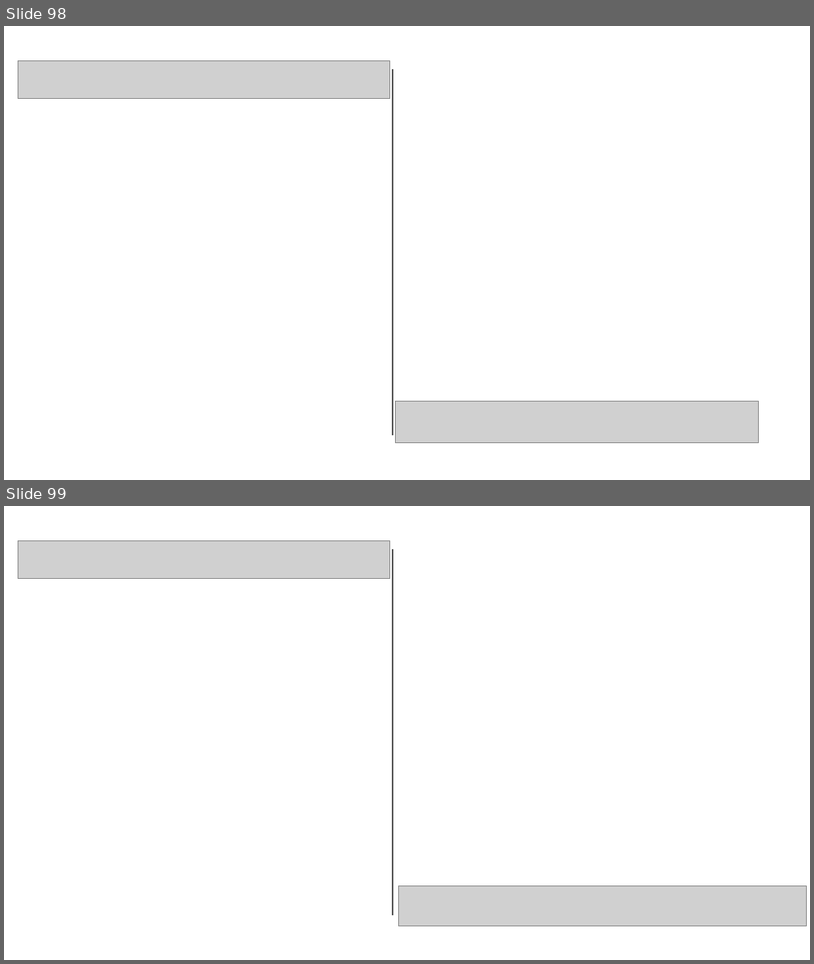
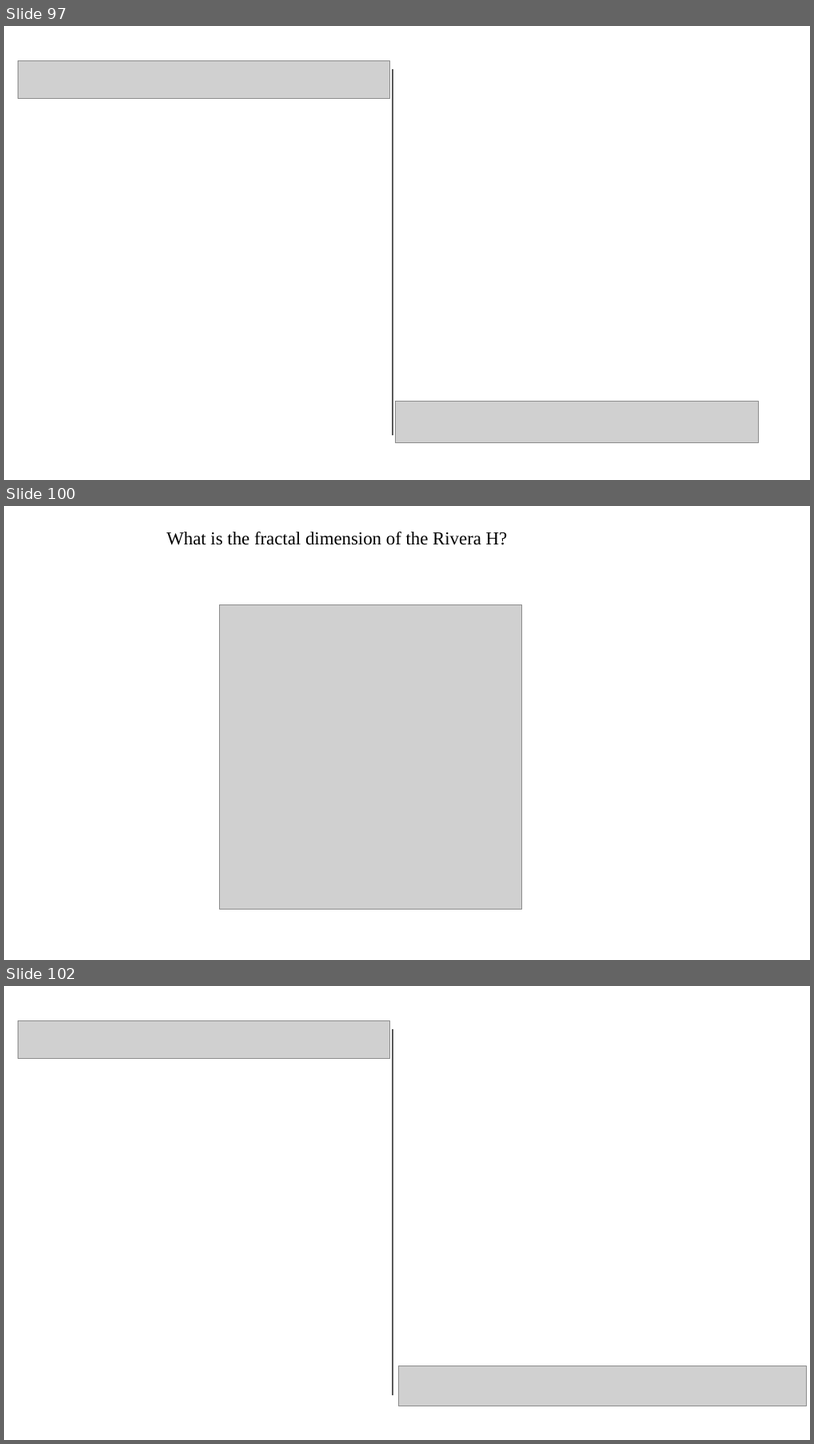
Before and after one commit to pvermees/geostats, a slide deck: slides/quizzes.odp. Shown one above the other, each under a label of ours: slides 98 and 99 before the commit, slides 97, 100 and 102 after it; the slides between them are not shown. The pictures are 814x964 and 814x1444 pixels, drawn with LibreOffice and Linux fonts; fonts in the diff are those of the drawing; grey boxes stand for pictures. Boxes give left, top, right and bottom in pixels: in the first picture for what was removed or moved away, otherwise in the second. Text is boxed around its words. In the diff, an @@ line names an element or a change of style, - is before the commit and + after.

```diff
--- a/slides/quizzes.odp
+++ b/slides/quizzes.odp
@@ slide 100 added at (x1=4, y1=506, x2=810, y2=960), background #FFFFFF @@
@@ text added at (x1=166, y1=532, x2=508, y2=545), 18 pt, text #000000 @@
+What is the fractal dimension of the Rivera H?
@@ picture added at (x1=220, y1=604, x2=522, y2=909) @@
@@ what was slide 98 is now slide 97 @@
@@ what was slide 99 is now slide 102 @@
```
Also in this commit, not shown: 3 other slides added, 1 slide removed.
